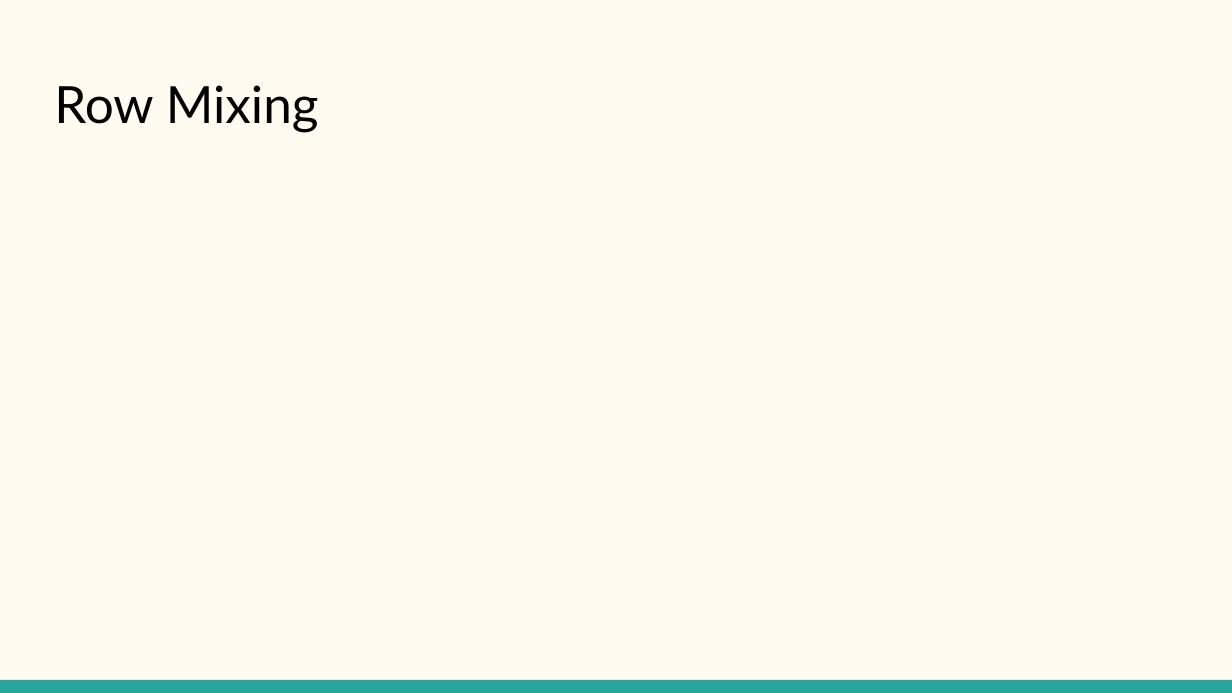
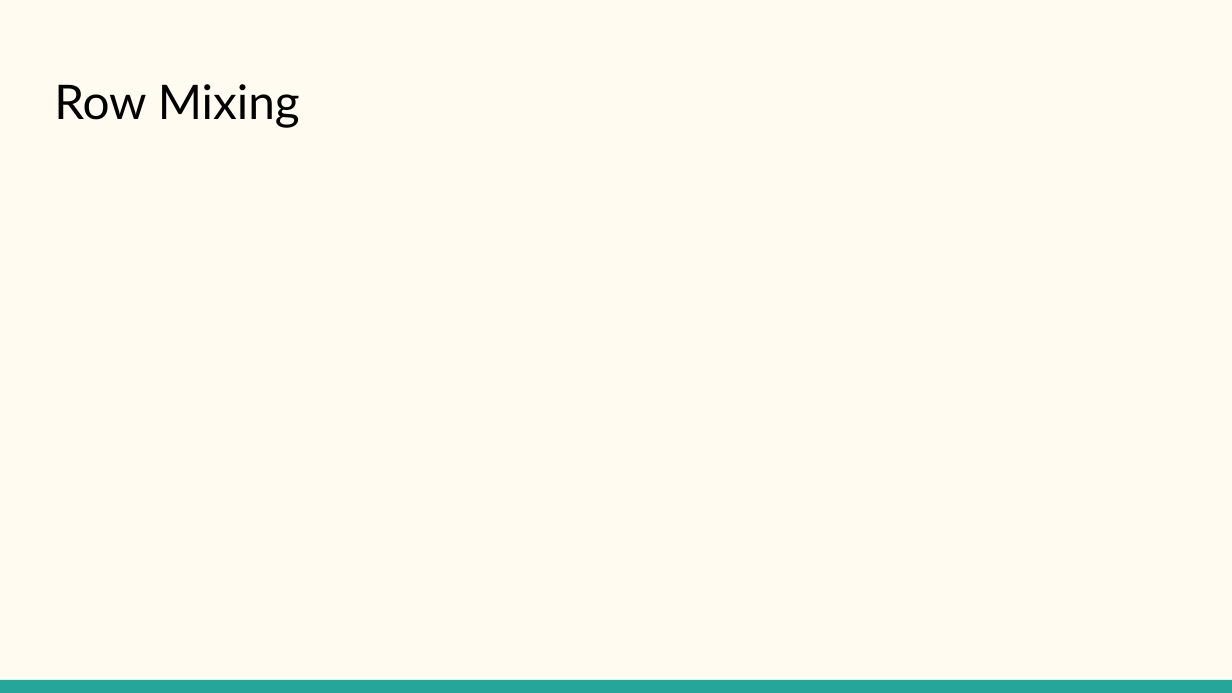
Before and after one commit to dolsob/Randomized-Algorithms-Project, a slide deck: slide 8 of Blendenpik Presentation.pptx. Drawn at 1232x693 pixels with LibreOffice and Linux fonts; fonts in the diff are those of the drawing; grey boxes stand for pictures. Boxes give left, top, right and bottom in pixels: in the first picture for what was removed or moved away, otherwise in the second. Text is boxed around its words. In the diff, an @@ line names an element or a change of style, - is before the commit and + after.

```diff
--- a/Blendenpik Presentation.pptx
+++ b/Blendenpik Presentation.pptx
@@ title "Row Mixing" at bbox=[54, 84, 300, 128]: size 30 to 27.9 pt @@
```
Also in this commit, not shown: 15 other slides changed, 1 slide added.
